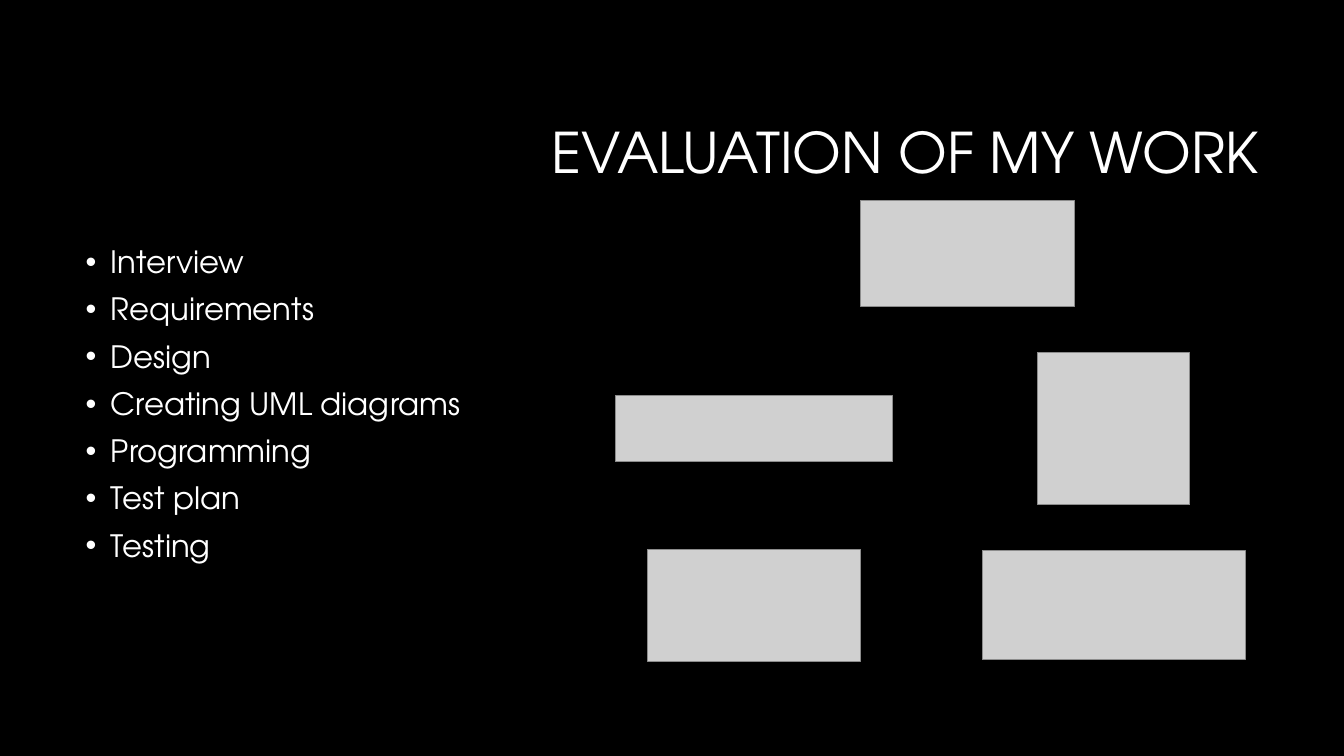
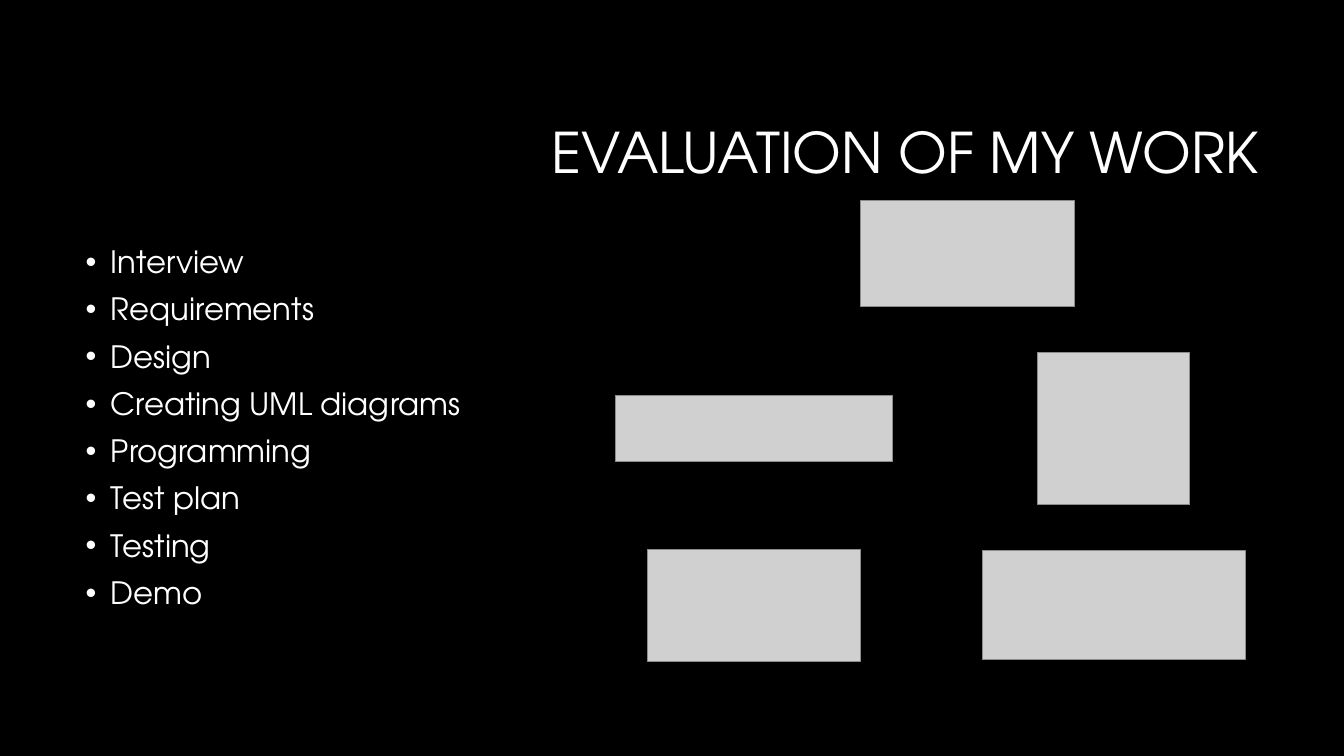
Before and after one commit to InternVI/VIDocuments, a slide deck: slide 3 of Presentation/Internship_Oscar_Veldman.pptx. Drawn at 1344x756 pixels with LibreOffice and Linux fonts; fonts in the diff are those of the drawing; grey boxes stand for pictures; background and template pictures are left out. Boxes give left, top, right and bottom in pixels: in the first picture for what was removed or moved away, otherwise in the second. Text is boxed around its words. In the diff, an @@ line names an element or a change of style, - is before the commit and + after.

Commit message:
update powerpoint

```diff
--- a/Presentation/Internship_Oscar_Veldman.pptx
+++ b/Presentation/Internship_Oscar_Veldman.pptx
@@ text at box(111, 581, 203, 605): paragraph added @@
+• Demo
```
Also in this commit, not shown: 4 other files.
